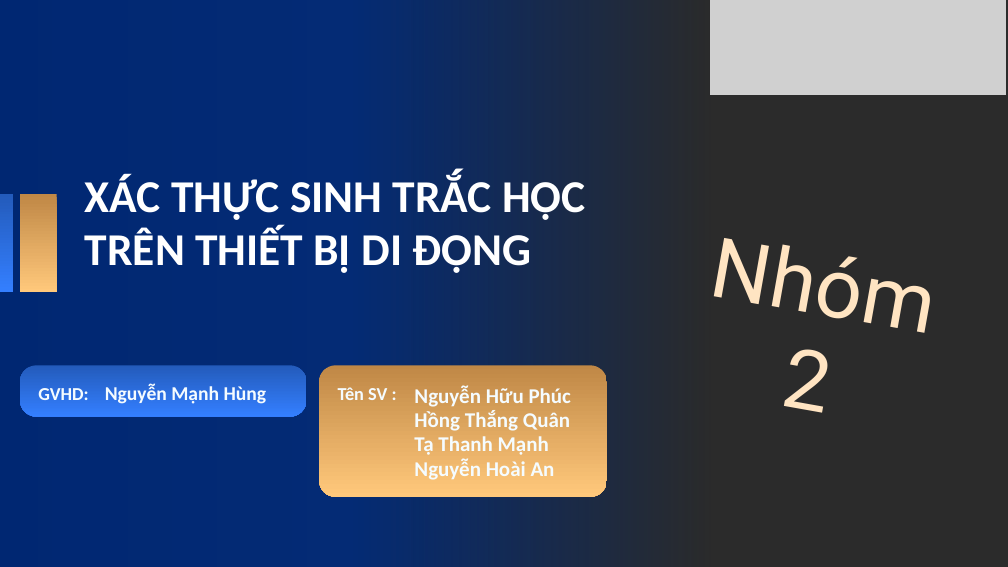
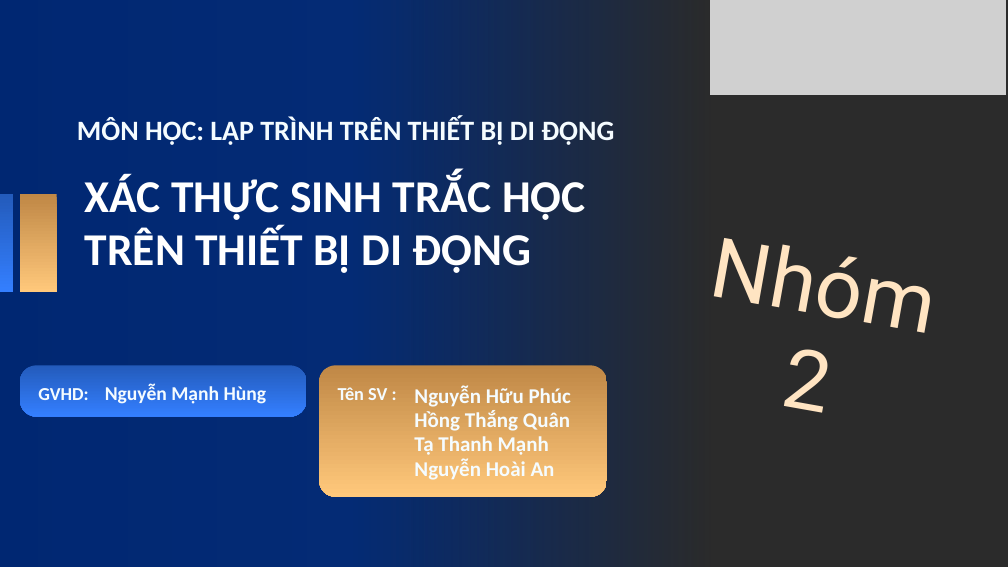
Before and after one commit to nhphuc2035-commits/AppDatLichHotToc, a slide deck: slide 1 of File thuyết trình.pptx. Drawn at 1008x567 pixels with LibreOffice and Linux fonts; fonts in the diff are those of the drawing; grey boxes stand for pictures; background and template pictures are left out; a plain dark background stands for a picture behind light text. Boxes give left, top, right and bottom in pixels: in the first picture for what was removed or moved away, otherwise in the second. Text is boxed around its words. In the diff, an @@ line names an element or a change of style, - is before the commit and + after.

```diff
--- a/File thuyết trình.pptx
+++ b/File thuyết trình.pptx
@@ text added at [77, 117, 614, 145], 40 pt, text #F5FCFF, bold @@
+MÔN HỌC: LẬP TRÌNH TRÊN THIẾT BỊ DI ĐỘNG
```
Also in this commit, not shown: 9 other slides changed, 2 slides added.
